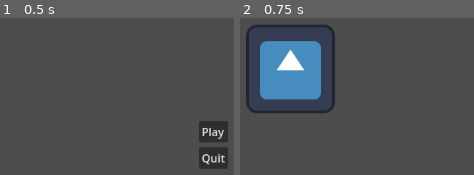
Above: before the commit, frames 1-2 (left to right).
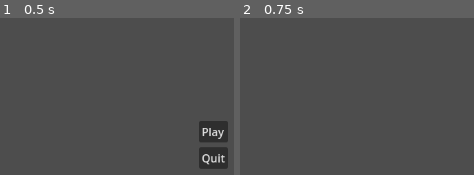
Above: after the commit, the same moments.

Repository: BliniMango/pong-1
Game: Godot game, scene res://scenes/main_menu.tscn
Two runs of this game, one before a commit and one after it. Both use one fixed random seed, a clock stepped at 60 frames per second and the inputs below. The engine's default icon, where the game draws it, is replaced by a stand-in: a white triangle on a blue panel in a dark square.
Inputs:
- Up to frame 1 (0.5 s): no input
- Up to frame 2 (0.75 s): click "Play" at 0.5 s

Frame 1 is identical in both runs. In frame 2, 12% of the frame differs, in the area x 2-41%, y 4-61%.

Commit message:
setting up the main scene
Added the top, bottom, and middle collisions shape to the main area of the game

Diff:
--- a/scenes/main_game.tscn
+++ b/scenes/main_game.tscn
@@ -1,9 +1,26 @@
-[gd_scene load_steps=2 format=3 uid="uid://8dbbjk36gyc4"]
+[gd_scene load_steps=4 format=3 uid="uid://8dbbjk36gyc4"]
 
-[ext_resource type="Texture2D" uid="uid://c5hov3rrkbxa6" path="res://art/icon.svg" id="1_ncffv"]
+[sub_resource type="RectangleShape2D" id="RectangleShape2D_wdymf"]
+size = Vector2(1153, 20)
+
+[sub_resource type="RectangleShape2D" id="RectangleShape2D_l3joa"]
+size = Vector2(1163.5, 20)
+
+[sub_resource type="RectangleShape2D" id="RectangleShape2D_xms2p"]
+size = Vector2(21, 650)
 
 [node name="MainGame" type="Node2D"]
 
-[node name="Icon" type="Sprite2D" parent="."]
-position = Vector2(341, 215)
-texture = ExtResource("1_ncffv")
+[node name="arena" type="StaticBody2D" parent="."]
+
+[node name="BottomWall" type="CollisionShape2D" parent="arena"]
+position = Vector2(578.5, 656)
+shape = SubResource("RectangleShape2D_wdymf")
+
+[node name="TopWall" type="CollisionShape2D" parent="arena"]
+position = Vector2(570.25, -8)
+shape = SubResource("RectangleShape2D_l3joa")
+
+[node name="Divider" type="CollisionShape2D" parent="arena"]
+position = Vector2(573.5, 320)
+shape = SubResource("RectangleShape2D_xms2p")
